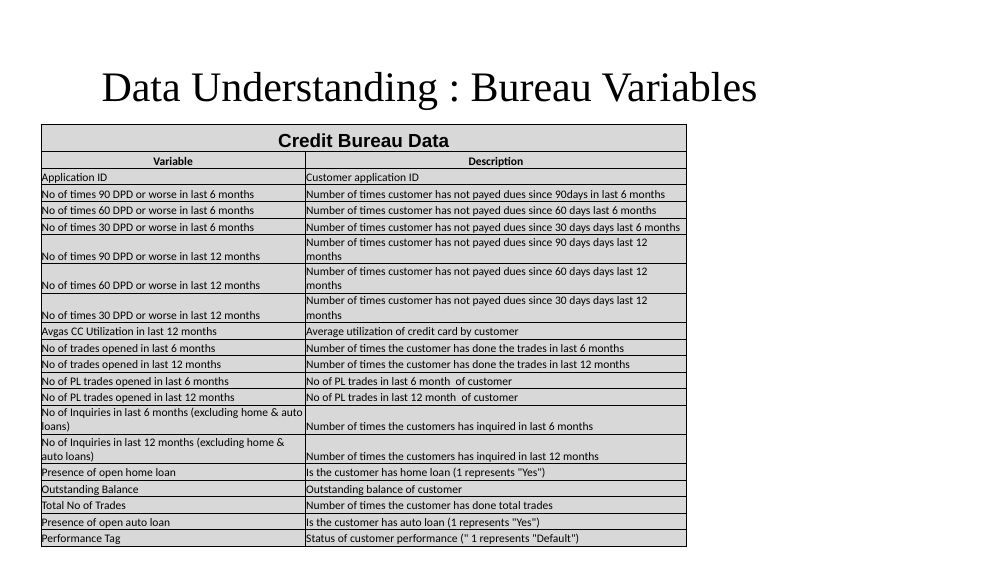
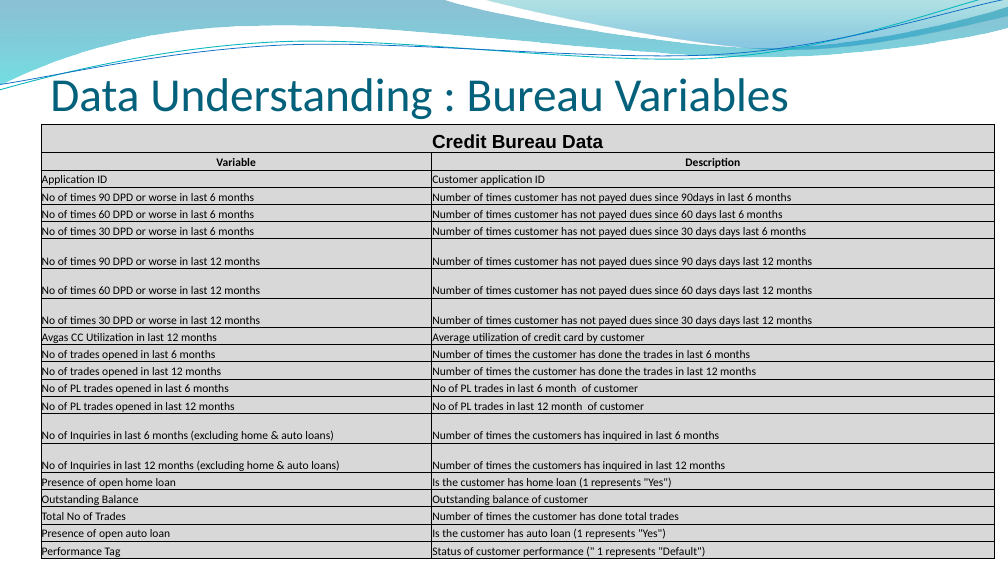
Before and after one commit to bfsi-capstone/CredxCapstoneDFS14, a slide deck: slide 6 of BFS_Capstone_Approach.pptx. Drawn at 1008x567 pixels with LibreOffice and Linux fonts; fonts in the diff are those of the drawing; background and template pictures are left out. Boxes give left, top, right and bottom in pixels: in the first picture for what was removed or moved away, otherwise in the second. Text is boxed around its words. In the diff, an @@ line names an element or a change of style, - is before the commit and + after.

```diff
--- a/BFS_Capstone_Approach.pptx
+++ b/BFS_Capstone_Approach.pptx
@@ freeform shape added at [0,0,1008,85], fill gradient #0074A1 to #00C6CF @@
@@ freeform shape added at [0,0,1008,94], outline #0AB8BF 0.85 pt @@
@@ freeform shape added at [0,0,1008,90], outline #0F6FC6 0.75 pt @@
@@ freeform shape added at [483,0,1008,52], fill gradient #00A1A9 to #008BBF @@
@@ title "Data Understanding : Bureau Variables": place and size @@
-title "Data Understanding : Bureau Variables" at [102,72,758,109]
+title "Data Understanding : Bureau Variables" at [50,71,789,119]
@@ title "Data Understanding : Bureau Variables" at [50,71,789,119]: size 40 to 45 pt, font Times New Roman to Calibri, text colour #000000 to #04617B; line spacing 0.9 to 1; vertical alignment middle to bottom @@
@@ table: place and size @@
-table at [41,124,687,548]
+table at [41,124,994,561]
```
Also in this commit, not shown: 10 other slides changed, 4 slides added, 6 slides removed.
